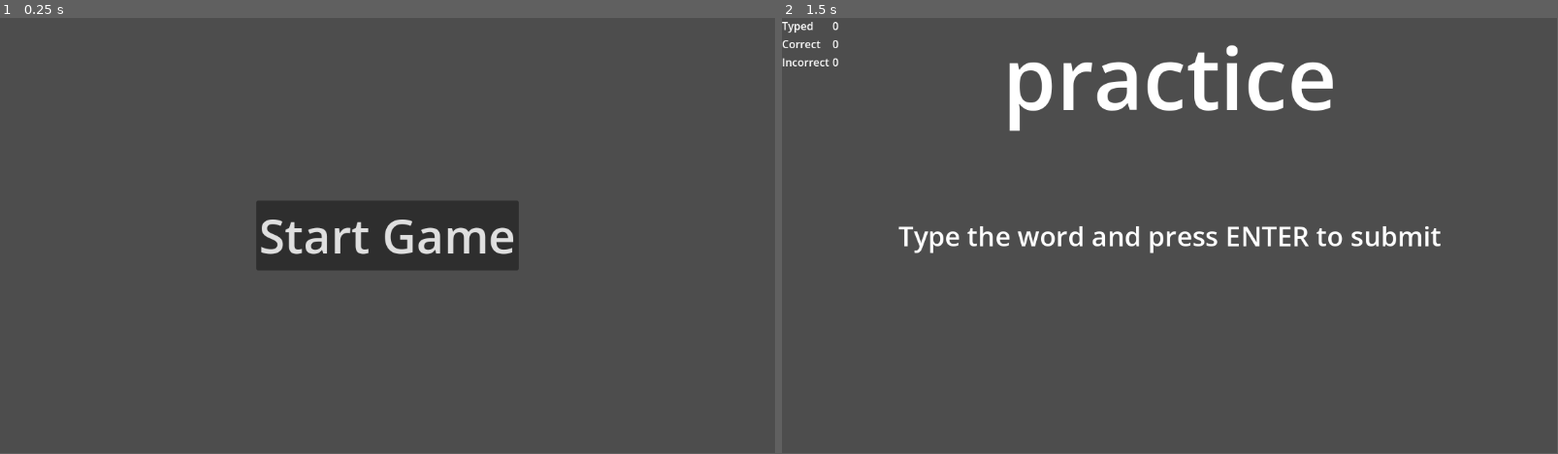
Above: before the commit, frames 1-2 (left to right).
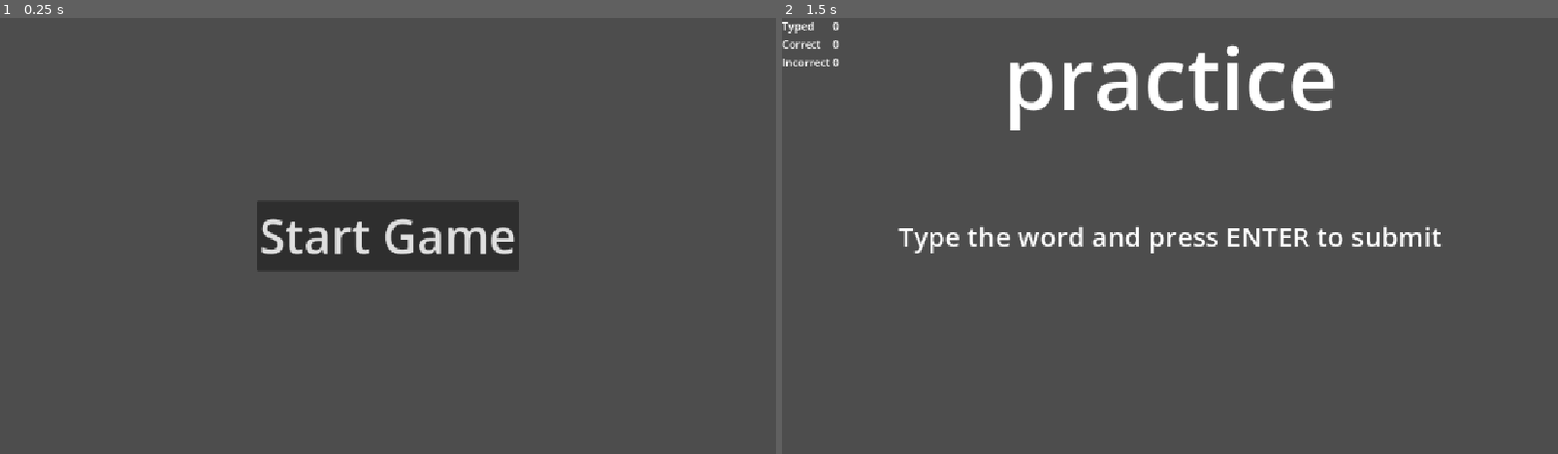
Above: after the commit, the same moments.

Repository: bobthebuilder2332/typing-game
Game: Godot game, scene res://main.tscn
Same seed, same stepped clock (60 frames per second), same inputs: the game is played once before the commit and once after it.
Inputs:
- Up to frame 1 (0.25 s): no input
- Up to frame 2 (1.5 s): click "Start Game" at 0.5 s; tap Enter at 1.25, 1.35 s
In our replay, the window is 799x449 before the commit and 800x450 after it. These sizes can differ from the game's own. Grey fills any space a smaller window leaves; there, only what the larger window draws over its background counts as a difference.

The runs differ from the first frame. In frame 1, 0.5% of the frame differs, in the area x 33-67%, y 42-58%; in frame 2, 1.7%, in the area x 0-85%, y 0-54%.

Commit message:
Added UI scale support for different size/shape screens

Diff:
--- a/project.godot
+++ b/project.godot
@@ -15,6 +15,12 @@
 config/features=PackedStringArray("4.6", "GL Compatibility")
 config/icon="res://icon.svg"
 
+[display]
+
+window/size/minimize_disabled=true
+window/stretch/mode="canvas_items"
+window/stretch/aspect="expand"
+
 [physics]
 
 3d/physics_engine="Jolt Physics"
